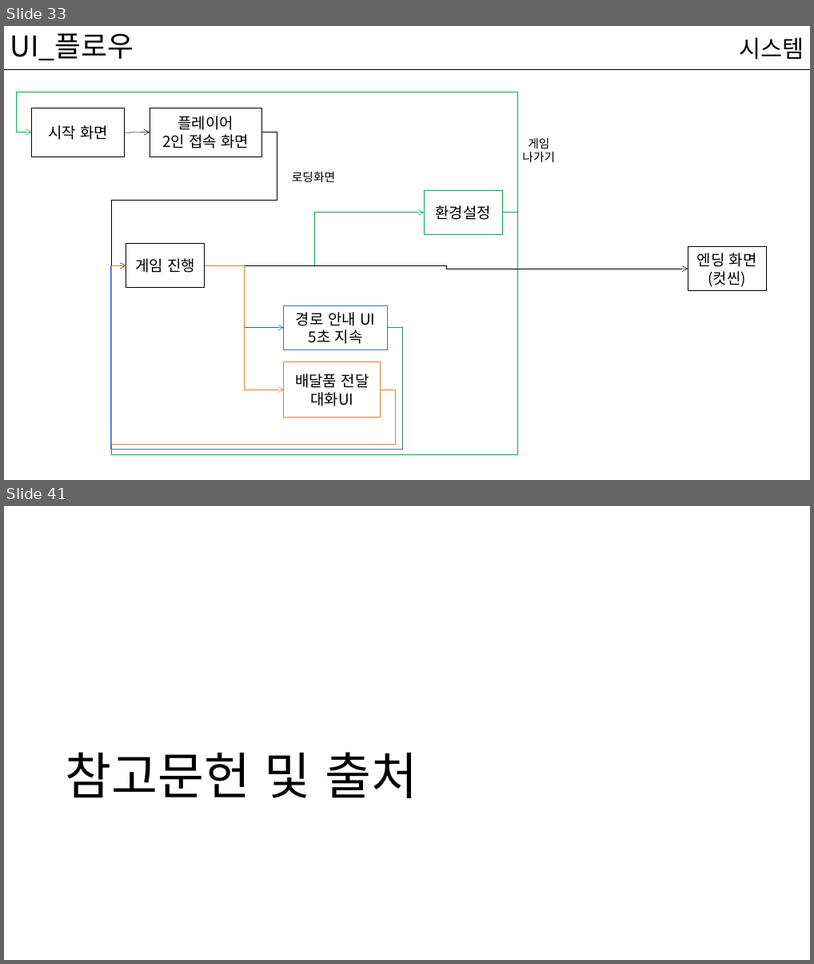
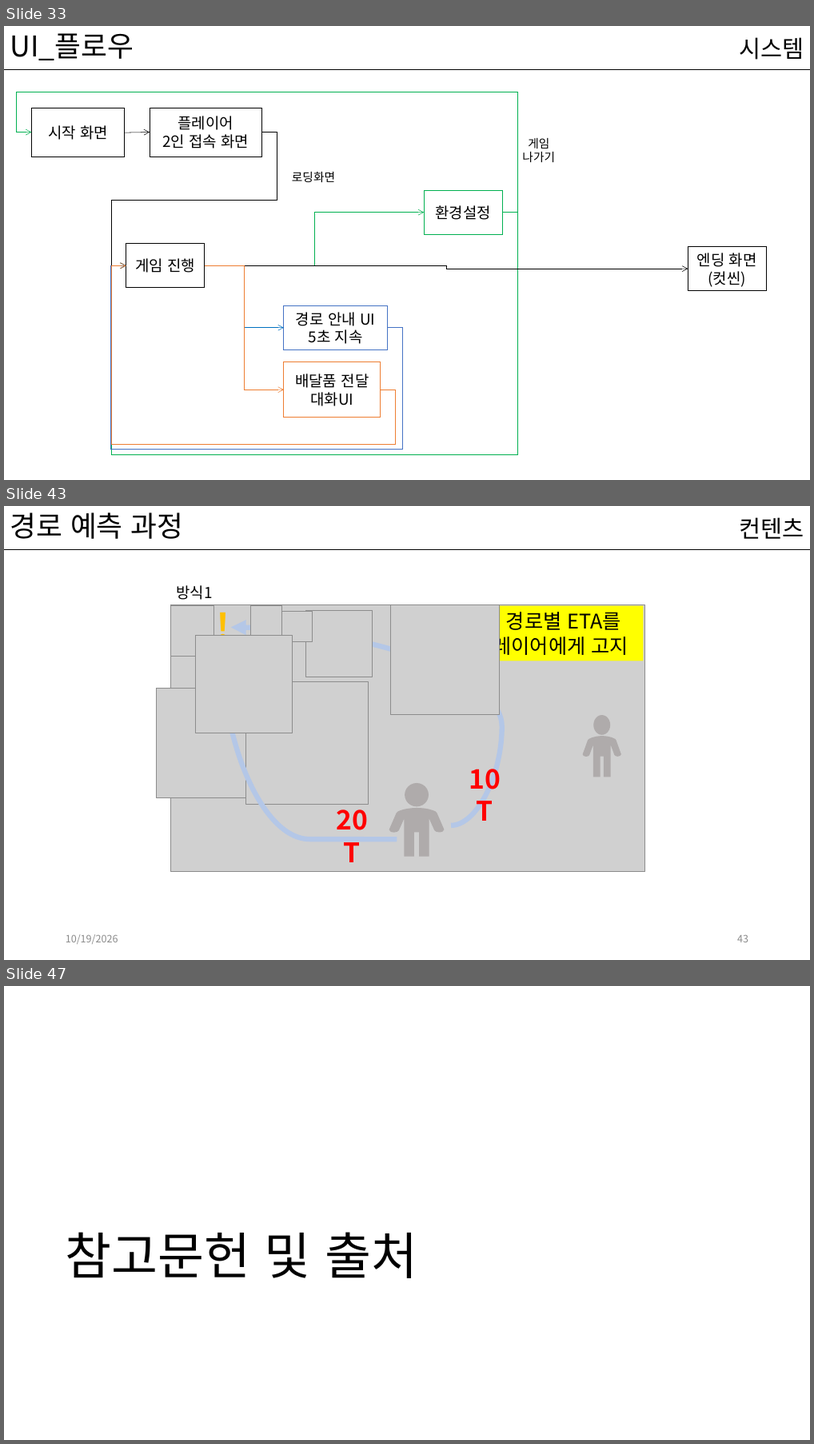
Before and after one commit to kwakyerin/2026_Graduation_Project, a slide deck: documents/HyunahKwon/design/designing/for_teammates/배트와 달트_기획서.pptx. Shown one above the other, each under a label of ours: slides 33 and 41 before the commit, slides 33, 43 and 47 after it; the slides between them are not shown. The pictures are 814x964 and 814x1444 pixels, drawn with LibreOffice and Linux fonts; fonts in the diff are those of the drawing; grey boxes stand for pictures. Boxes give left, top, right and bottom in pixels: in the first picture for what was removed or moved away, otherwise in the second. Text is boxed around its words. In the diff, an @@ line names an element or a change of style, - is before the commit and + after.

```diff
--- a/documents/HyunahKwon/design/designing/for_teammates/배트와 달트_기획서.pptx
+++ b/documents/HyunahKwon/design/designing/for_teammates/배트와 달트_기획서.pptx
@@ slide 43 added at [4,506,810,960], background #FFFFFF; not listed: 1 template element that a slide beside it also shows @@
@@ title added at [10,512,184,539], 34 pt, text #000000 @@
+경로 예측 과정
@@ text added at [739,517,804,539], 28 pt, text #000000 @@
+컨텐츠
@@ text added at [177,585,213,600], 18 pt, text #000000 @@
+방식1
@@ text added at [210,600,234,651], 44 pt, text #FFC000, bold @@
+!
@@ picture added at [170,605,646,871] @@
@@ picture added at [171,605,214,656] @@
@@ picture added at [251,606,282,636] @@
@@ picture added at [282,611,313,641] @@
@@ picture added at [306,610,372,676] @@
@@ picture added at [390,605,500,715] @@
@@ rectangle added at [460,606,643,661], fill #FFFF00, 24 pt, text #000000 @@
+각 경로별 ETA를 플레이어에게 고지
@@ picture added at [196,636,293,732] @@
@@ curved arrow added from (452, 825) to (231, 627), #B4C7E7 6 pt @@
@@ curved arrow added from (398, 840) to (222, 651), #B4C7E7 6 pt @@
@@ picture added at [156,688,266,797] @@
@@ picture added at [246,681,368,804] @@
@@ ellipse added at [594,715,610,735], fill #AFABAB @@
@@ freeform shape added at [583,736,622,777], fill #AFABAB @@
@@ text added at [455,759,514,797], 32 pt, text #FF0000, bold @@
+10T
@@ ellipse added at [405,783,430,807], fill #AFABAB @@
@@ text added at [323,800,382,839], 32 pt, text #FF0000, bold @@
+20T
@@ freeform shape added at [390,808,445,856], fill #AFABAB @@
@@ text added at [66,934,118,944], 12 pt, text #8C8C8C @@
+10/19/2026
@@ page number added at [738,935,749,942], 12 pt, text #8C8C8C @@
+43
@@ what was slide 41 is now slide 47 @@
```
Also in this commit, not shown: 36 slides changed, 5 other slides added, 8 other files.
